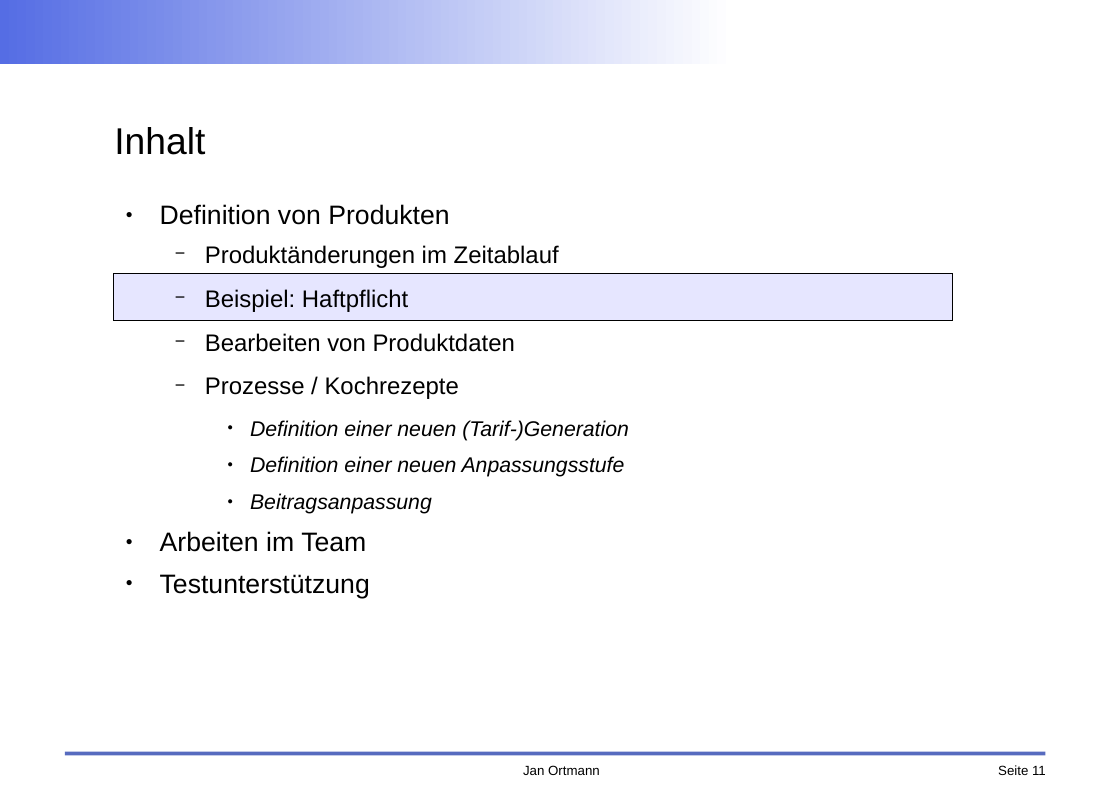
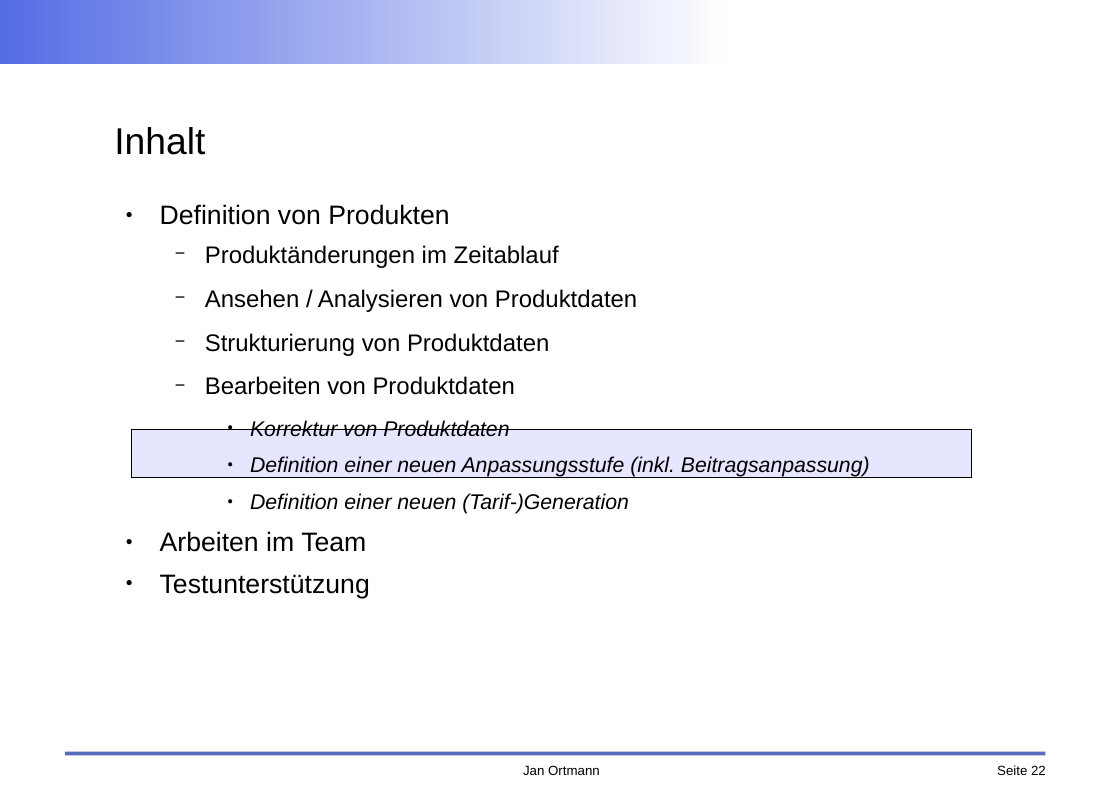
Before and after one commit to faktorips/faktorips.base, a slide deck: slide 22 of org.faktorips.doc/schulung/fachabteilung/FaktorIPS-Schulung FA Produktdefinition.odp (slide 11 before the commit). Drawn at 1120x792 pixels with LibreOffice and Linux fonts; fonts in the diff are those of the drawing; background and template pictures are left out. Boxes give left, top, right and bottom in pixels: in the first picture for what was removed or moved away, otherwise in the second. Text is boxed around its words. In the diff, an @@ line names an element or a change of style, - is before the commit and + after.

```diff
--- a/org.faktorips.doc/schulung/fachabteilung/FaktorIPS-Schulung FA Produktdefinition.odp
+++ b/org.faktorips.doc/schulung/fachabteilung/FaktorIPS-Schulung FA Produktdefinition.odp
@@ text at <box>205,289,637,356</box>: text changed @@
-  − Beispiel: Haftpflicht
+  − Ansehen / Analysieren von Produktdaten
+  − Strukturierung von Produktdaten
@@ rectangle: place and size @@
-rectangle at <box>113,273,952,320</box>
+rectangle at <box>132,430,971,477</box>
@@ text at <box>250,420,870,478</box>: text changed; size 18 to 16 pt; italic on @@
-  − Prozesse / Kochrezepte
+    ● Korrektur von Produktdaten
+    ● Definition einer neuen Anpassungsstufe (inkl. Beitragsanpassung)
@@ text at <box>250,456,625,514</box>: paragraphs removed @@
-    ● Definition einer neuen Anpassungsstufe
-    ● Beitragsanpassung
@@ page number at <box>997,765,1046,775</box>: text changed @@
-Seite 11
+Seite 22
```
Also in this commit, not shown: 6 other slides changed, 4 slides added, 13 other files.
